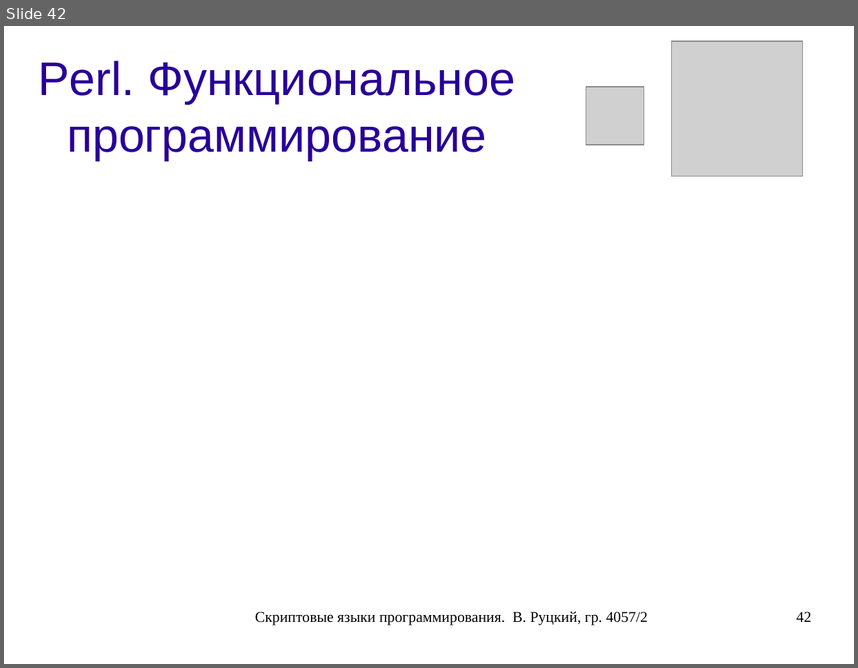
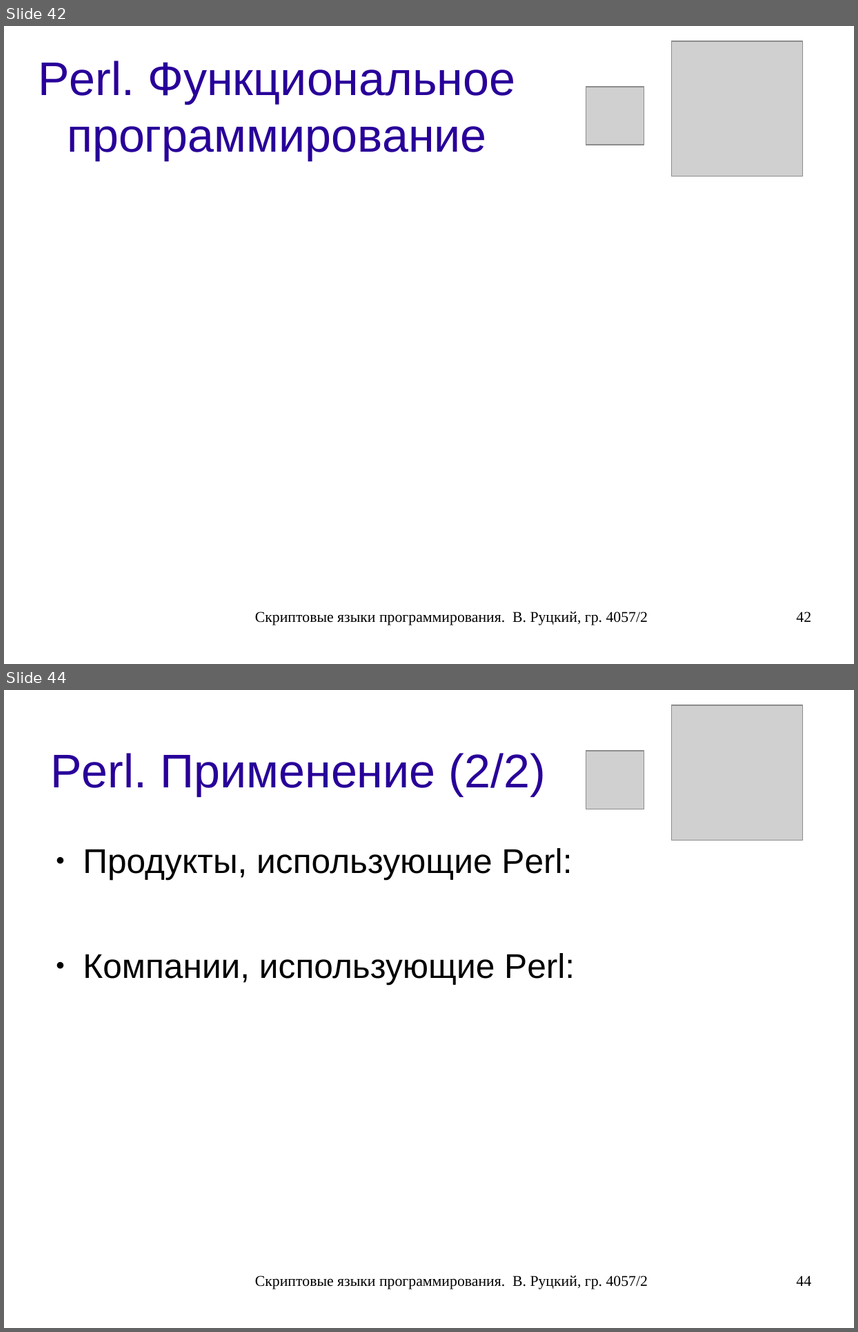
Before and after one commit to rutsky/semester07, a slide deck: Operation_systems/scripting_languages/40572_Rutsky_Scripting_languages.odp. Shown one above the other, each under a label of ours: slide 42 before the commit, slides 42 and 44 after it; the slides between them are not shown. The pictures are 858x668 and 858x1332 pixels, drawn with LibreOffice and Linux fonts; fonts in the diff are those of the drawing; grey boxes stand for pictures. Boxes give left, top, right and bottom in pixels: in the first picture for what was removed or moved away, otherwise in the second. Text is boxed around its words. In the diff, an @@ line names an element or a change of style, - is before the commit and + after.

```diff
--- a/Operation_systems/scripting_languages/40572_Rutsky_Scripting_languages.odp
+++ b/Operation_systems/scripting_languages/40572_Rutsky_Scripting_languages.odp
@@ slide 44 added at (4, 690, 854, 1328), background #FFFFFF @@
@@ picture added at (672, 705, 802, 840) @@
@@ picture added at (586, 751, 644, 809) @@
@@ title added at (50, 753, 546, 796), 44 pt, text #280099 @@
+Perl. Применение (2/2)
@@ text added at (83, 848, 575, 984), 32 pt, text #000000 @@
+● Продукты, использующие Perl:
+● Компании, использующие Perl:
@@ text added at (255, 1275, 648, 1289), 14 pt, text #000000 @@
+Скриптовые языки программирования. В. Руцкий, гр. 4057/2
@@ page number added at (796, 1275, 811, 1285), 14 pt, text #000000 @@
+44
```
Also in this commit, not shown: 3 slides changed, 6 other slides added, 3 other files.
